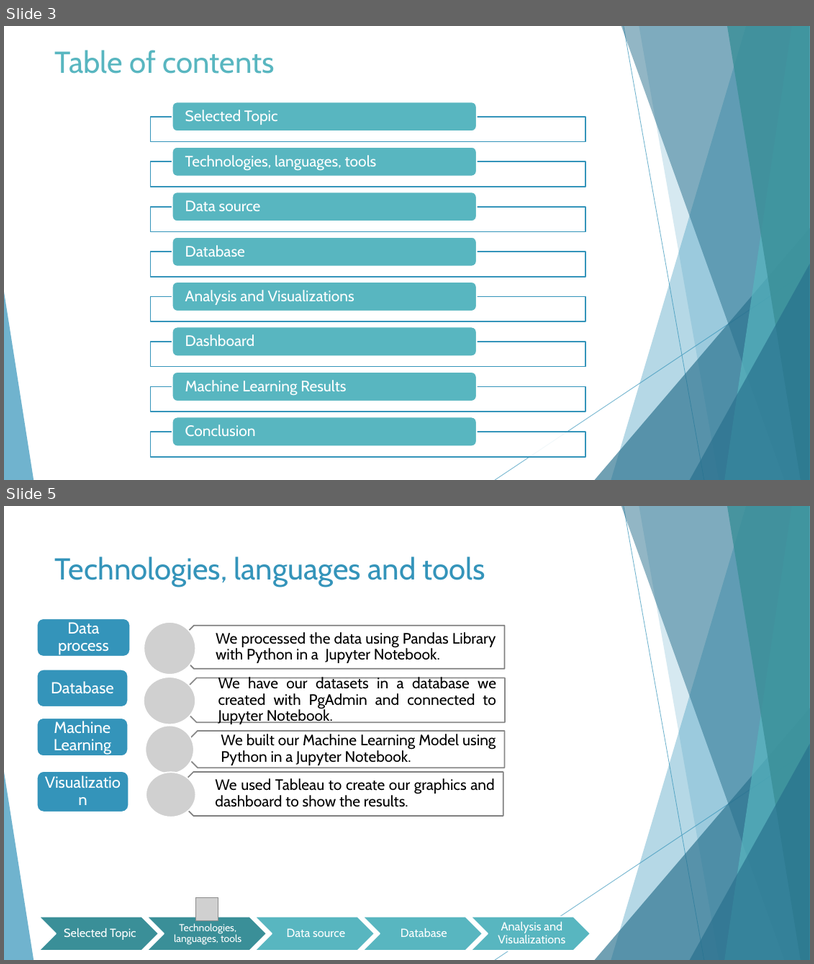
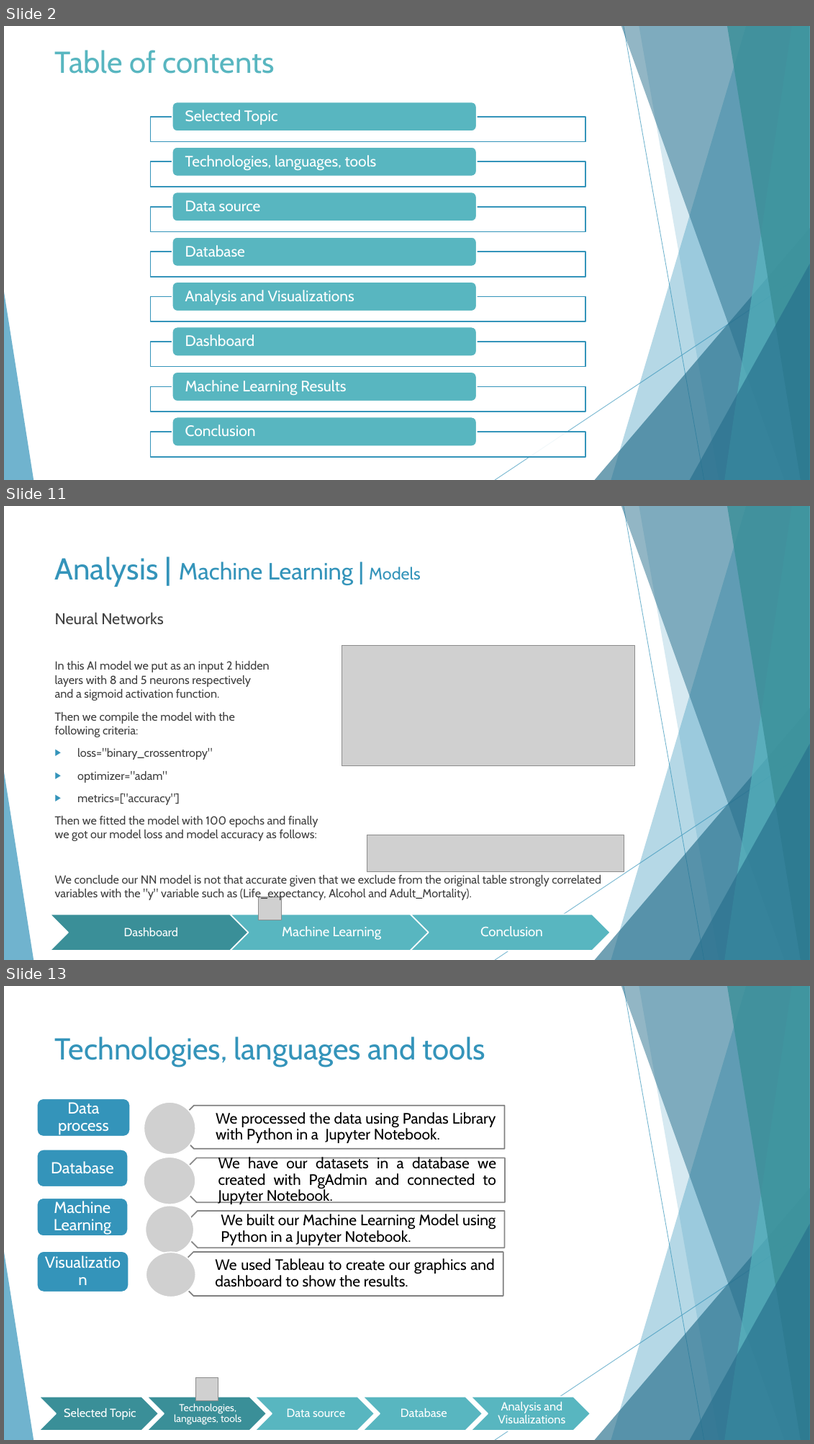
Before and after one commit to jcerda1994/Proyecto_final_1, a slide deck: Final Presentation.pptx. Shown one above the other, each under a label of ours: slides 3 and 5 before the commit, slides 2, 11 and 13 after it; the slides between them are not shown. The pictures are 814x964 and 814x1444 pixels, drawn with LibreOffice and Linux fonts; fonts in the diff are those of the drawing; grey boxes stand for pictures. Boxes give left, top, right and bottom in pixels: in the first picture for what was removed or moved away, otherwise in the second. Text is boxed around its words. In the diff, an @@ line names an element or a change of style, - is before the commit and + after.

Commit message:
Added updated presentation
Rearranged slides. Still missing the conclusion ones...

```diff
--- a/Final Presentation.pptx
+++ b/Final Presentation.pptx
@@ slide 11 added at (4, 506, 810, 960), background #FFFFFF; not listed: 10 template elements that a slide beside it also shows @@
@@ title added at (55, 556, 421, 587), 28 pt, text #3494BA @@
+Analysis | Machine Learning | Models
@@ text added at (55, 612, 602, 901), 13.9 pt, text #404040 @@
+Neural Networks
+In this AI model we put as an input 2 hidden
+layers with 8 and 5 neurons respectively
+and a sigmoid activation function.
+Then we compile the model with the
+following criteria:
+▶ loss="binary_crossentropy"
+▶ optimizer="adam"
+▶ metrics=["accuracy"]
+Then we fitted the model with 100 epochs and finally
+we got our model loss and model accuracy as follows:
+We conclude our NN model is not that accurate given that we exclude from the original table strongly correlated variables with the "y" variable such as (Life_expectancy, Alcohol and Adult_Mortality).
@@ picture added at (342, 646, 635, 766) @@
@@ picture added at (368, 834, 625, 871) @@
@@ picture added at (259, 897, 282, 920) @@
@@ group added at (50, 914, 611, 950): 3 chevrons, 3 texts @@
+Dashboard
+Machine Learning
+Conclusion
@@ what was slide 3 is now slide 2 @@
@@ what was slide 5 is now slide 13 @@
```
Also in this commit, not shown: 11 slides changed, 1 other slide added, 4 slides removed.
